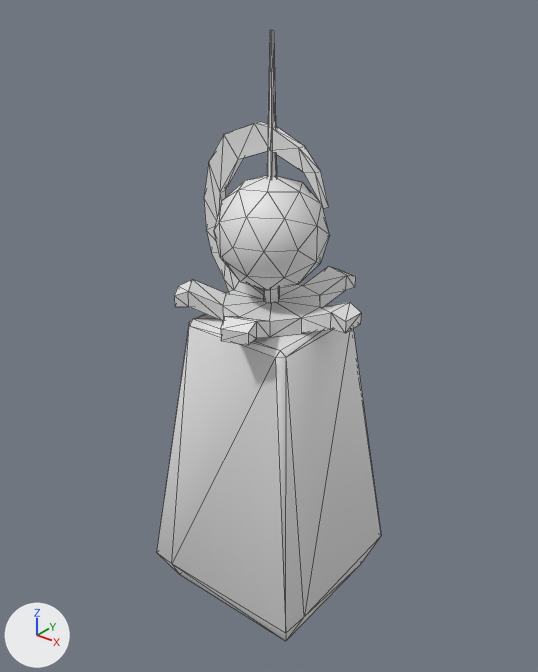
Renders of the glTF model assets_dev/worlds/mm9/models/mm9_deco_statstone.glb from each side of a commit.
Rendered twice from a camera (50 mm lens) standing at (1.919, -2.413, 2.894) and looking at (-0.019, 0.01, 1.392). Arrows for +X, +Y and +Z are at lower left; the lights stay in place. The picture after the commit comes second. Mesh edges are drawn as thin lines. Materials are left out; every surface is plain grey. Vertices at exactly the same position are counted once.

In view in the first picture: 'Statstone'.
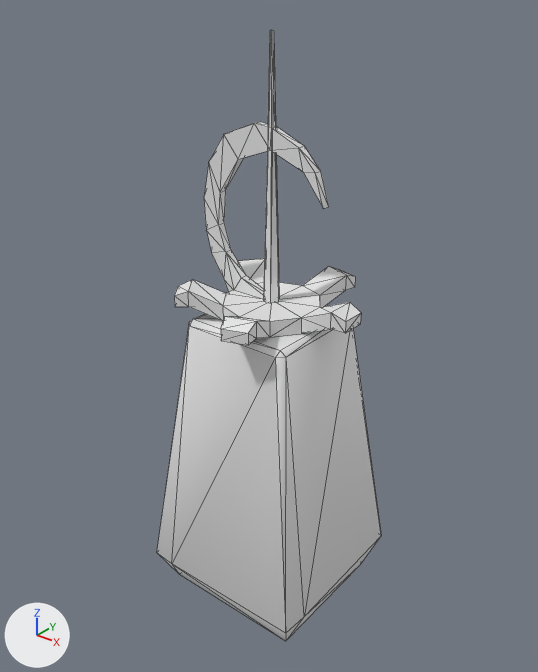
The change in detail:
me_statstone is used by ob_statstone; location (0.0, 0.0, 0.0).
me_statstone had 182 vertices, 326 faces and spanned x -0.44..0.44, y -0.44..0.44, z 0.0..2.7.
me_statstone now has 140 vertices, 246 faces and spans x -0.44..0.44, y -0.44..0.44, z 0.0..2.7.
me_statstone part 1: the loose piece of 42 vertices spanning x -0.24..0.24, y -0.25..0.25, z 1.65..2.15 is deleted.

Location of each change, [x1, y1, x2, y2] in pixels of the pictures (538 x 672 px):
part 1 of me_statstone, deleted: before [214, 176, 330, 290]
